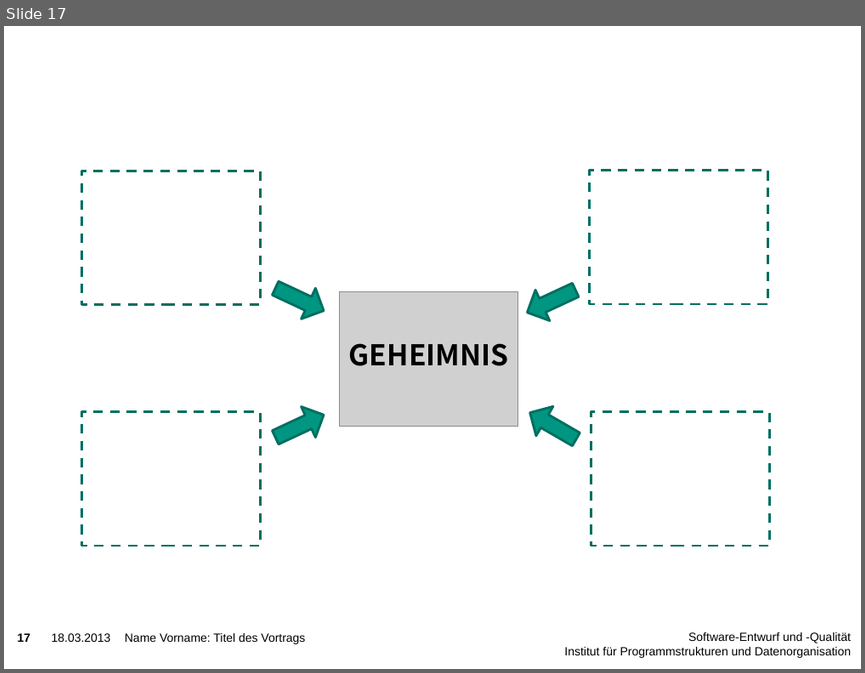
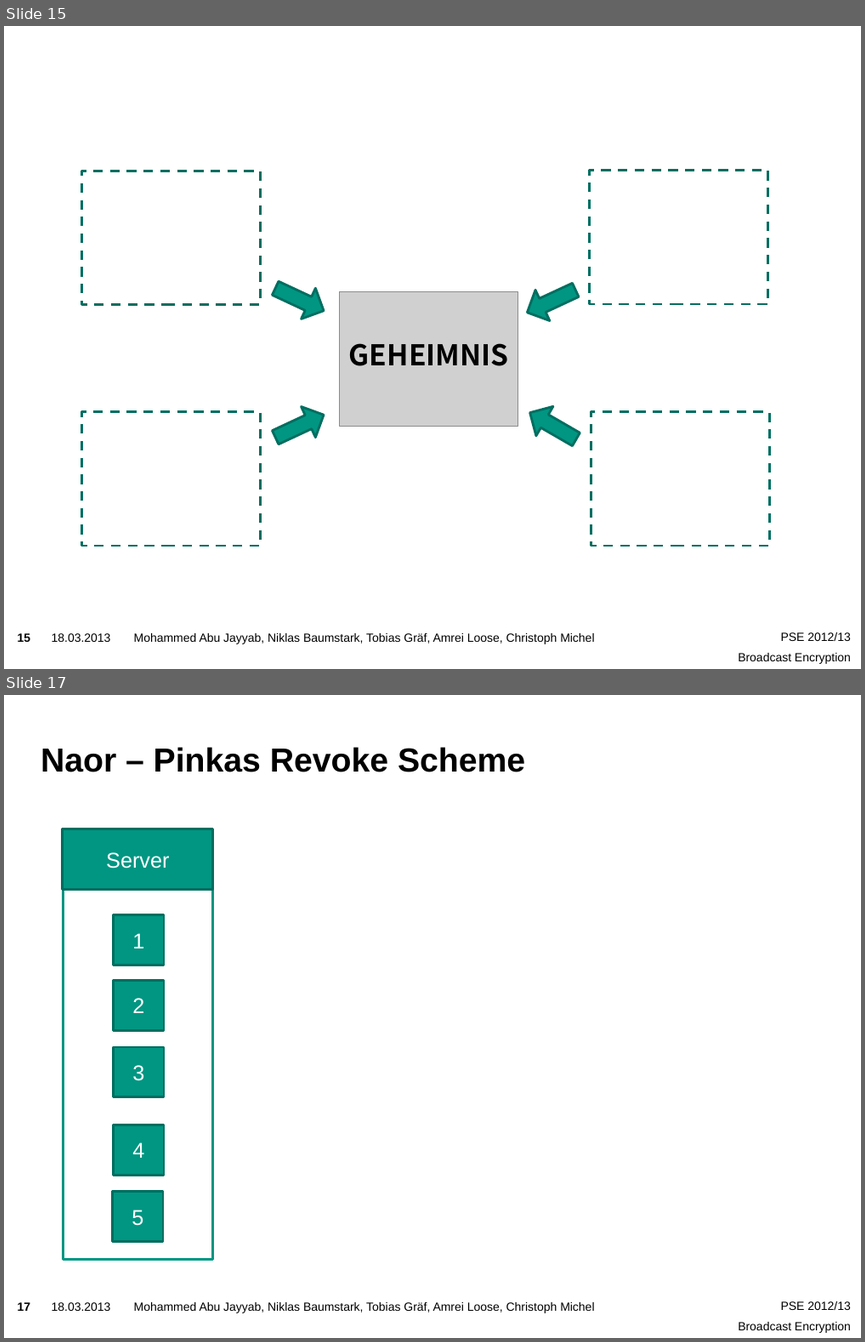
Before and after one commit to niklasb/pse-broadcast-encryption, a slide deck: praesentation/pse-abschluss.pptx. Shown one above the other, each under a label of ours: slide 17 before the commit, slides 15 and 17 after it; the slides between them are not shown. The pictures are 865x673 and 865x1342 pixels, drawn with LibreOffice and Linux fonts; fonts in the diff are those of the drawing; grey boxes stand for pictures; background and template pictures are left out. Boxes give left, top, right and bottom in pixels: in the first picture for what was removed or moved away, otherwise in the second. Text is boxed around its words. In the diff, an @@ line names an element or a change of style, - is before the commit and + after.

```diff
--- a/praesentation/pse-abschluss.pptx
+++ b/praesentation/pse-abschluss.pptx
@@ slide 17 added at <box>4,695,861,1338</box>, background picture (left out); not listed: 4 template elements that a slide beside it also shows @@
@@ title added at <box>41,747,525,772</box>, 28 pt, text #000000, bold @@
+Naor – Pinkas Revoke Scheme
@@ rectangle added at <box>63,828,213,890</box>, fill #009682, outline #006F60 2 pt, 18 pt, text #FFFFFF @@
+Server
@@ rectangle added at <box>64,873,213,1259</box>, fill #FFFFFF, outline #009682 2 pt @@
@@ rectangle added at <box>114,915,164,965</box>, fill #009682, outline #006F60 2 pt, 18 pt, text #FFFFFF @@
+1
@@ rectangle added at <box>114,981,164,1030</box>, fill #009682, outline #006F60 2 pt, 18 pt, text #FFFFFF @@
+2
@@ rectangle added at <box>114,1047,164,1097</box>, fill #009682, outline #006F60 2 pt, 18 pt, text #FFFFFF @@
+3
@@ rectangle added at <box>114,1124,164,1174</box>, fill #009682, outline #006F60 2 pt, 18 pt, text #FFFFFF @@
+4
@@ rectangle added at <box>113,1191,163,1241</box>, fill #009682, outline #006F60 2 pt, 18 pt, text #FFFFFF @@
+5
@@ what was slide 17 is now slide 15 @@
@@ slide 15 changed as well @@
@@ page number at <box>18,633,31,641</box>: text changed @@
-17
+15
@@ text removed at <box>125,633,305,644</box> @@
-Name Vorname: Titel des Vortrags
@@ text added at <box>134,633,594,644</box>, 10 pt, text #000000 @@
+Mohammed Abu Jayyab, Niklas Baumstark, Tobias Gräf, Amrei Loose, Christoph Michel
@@ text removed at <box>564,632,851,658</box> @@
-Software-Entwurf und -Qualität
-Institut für Programmstrukturen und Datenorganisation
@@ text added at <box>738,632,851,664</box>, 10 pt, text #000000 @@
+PSE 2012/13
+Broadcast Encryption
```
Also in this commit, not shown: 13 other slides changed, 8 other slides added, 8 slides removed, 1 other file.
